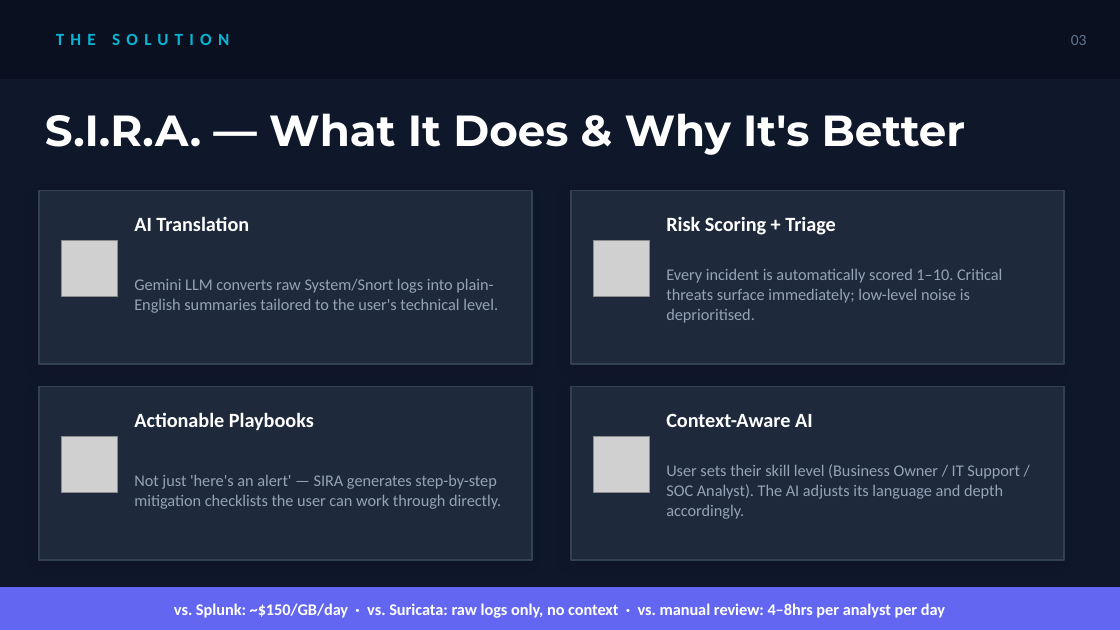
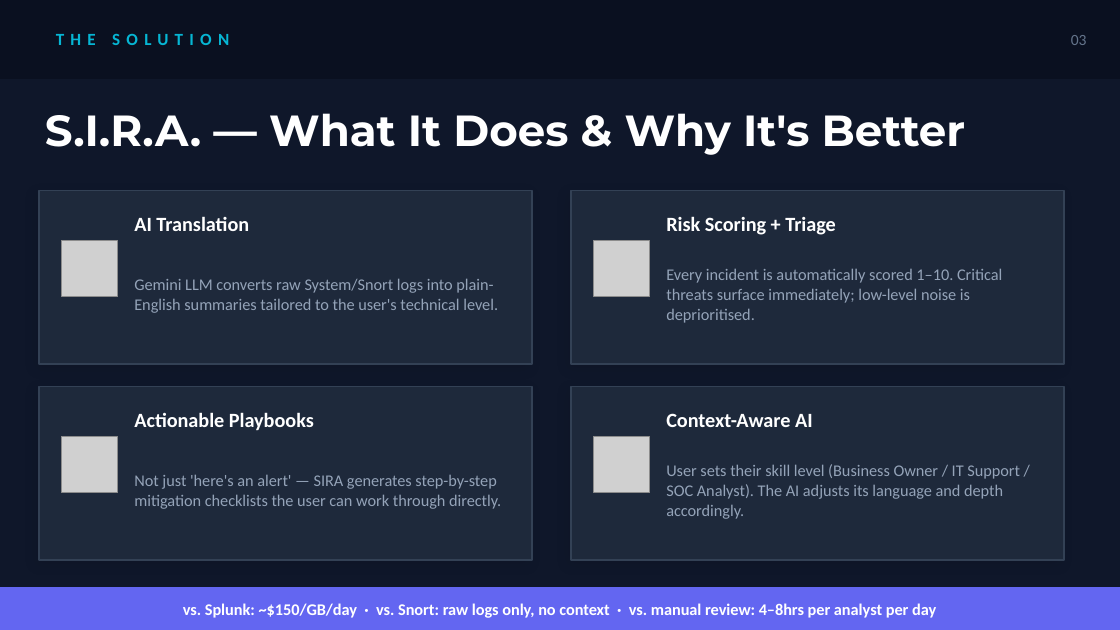
Before and after one commit to Mattrfish/Matt-Fish-COMP3000-Computing-Project, a slide deck: slide 3 of Documentation/SIRA_Viva.pptx. Drawn at 1120x630 pixels with LibreOffice and Linux fonts; fonts in the diff are those of the drawing; grey boxes stand for pictures. Boxes give left, top, right and bottom in pixels: in the first picture for what was removed or moved away, otherwise in the second. Text is boxed around its words. In the diff, an @@ line names an element or a change of style, - is before the commit and + after.

```diff
--- a/Documentation/SIRA_Viva.pptx
+++ b/Documentation/SIRA_Viva.pptx
@@ text at [183,603,936,618]: text changed @@
-vs. Splunk: ~$150/GB/day · vs. Suricata: raw logs only, no context · vs. manual review: 4–8hrs per analyst per day
+vs. Splunk: ~$150/GB/day · vs. Snort: raw logs only, no context · vs. manual review: 4–8hrs per analyst per day
```
Also in this commit, not shown: 3 other slides changed, 6 other files.
